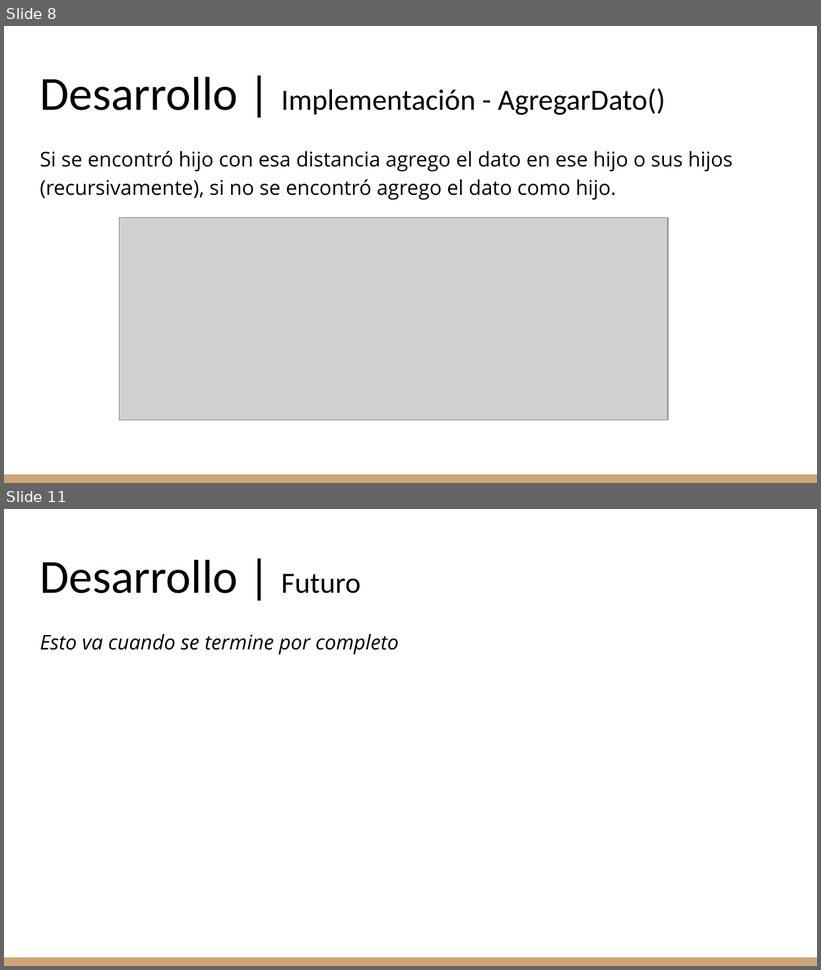
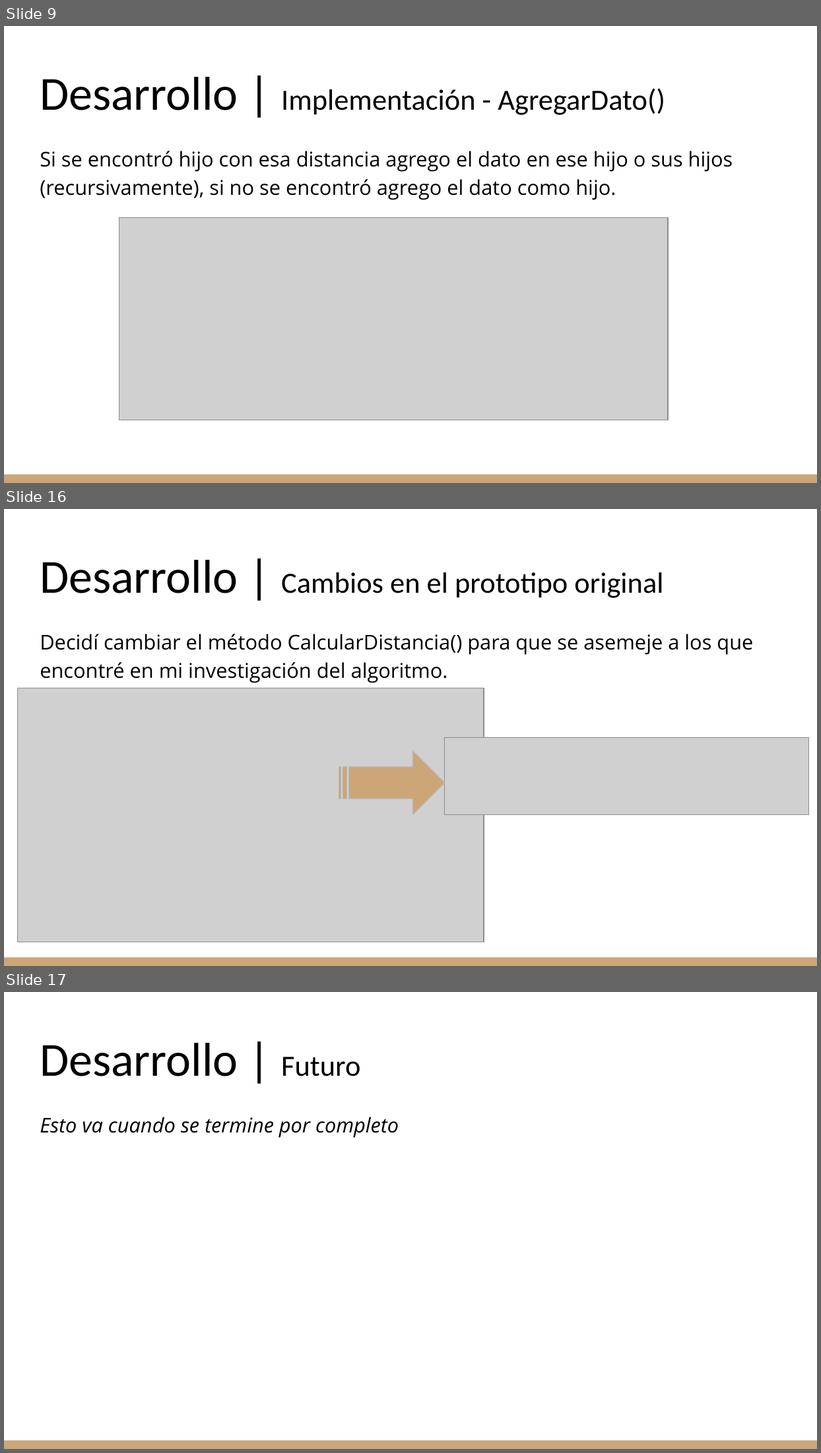
Before and after one commit to 0xftorres/trabajo-final-estructuras-y-algoritmos, a slide deck: docs/pptx-primeraentrega.pptx. Shown one above the other, each under a label of ours: slides 8 and 11 before the commit, slides 9, 16 and 17 after it; the slides between them are not shown. The pictures are 821x970 and 821x1453 pixels, drawn with LibreOffice and Linux fonts; fonts in the diff are those of the drawing; grey boxes stand for pictures. Boxes give left, top, right and bottom in pixels: in the first picture for what was removed or moved away, otherwise in the second. Text is boxed around its words. In the diff, an @@ line names an element or a change of style, - is before the commit and + after.

```diff
--- a/docs/pptx-primeraentrega.pptx
+++ b/docs/pptx-primeraentrega.pptx
@@ slide 16 added at bbox=[4, 509, 817, 966], background #FFFFFF; not listed: 1 template element that a slide beside it also shows @@
@@ title added at bbox=[40, 560, 663, 598], 26 pt, text #000000 @@
+Desarrollo | Cambios en el prototipo original
@@ text added at bbox=[40, 634, 753, 683], 18 pt, text #000000 @@
+Decidí cambiar el método CalcularDistancia() para que se asemeje a los que encontré en mi investigación del algoritmo.
@@ picture added at bbox=[18, 689, 484, 943] @@
@@ picture added at bbox=[445, 737, 809, 815] @@
@@ striped right arrow added at bbox=[339, 751, 445, 815], fill #CCA677, outline #B7B7B7 0.75 pt @@
@@ what was slide 8 is now slide 9 @@
@@ what was slide 11 is now slide 17 @@
```
Also in this commit, not shown: 5 slides changed, 6 other slides added, 1 slide removed.
